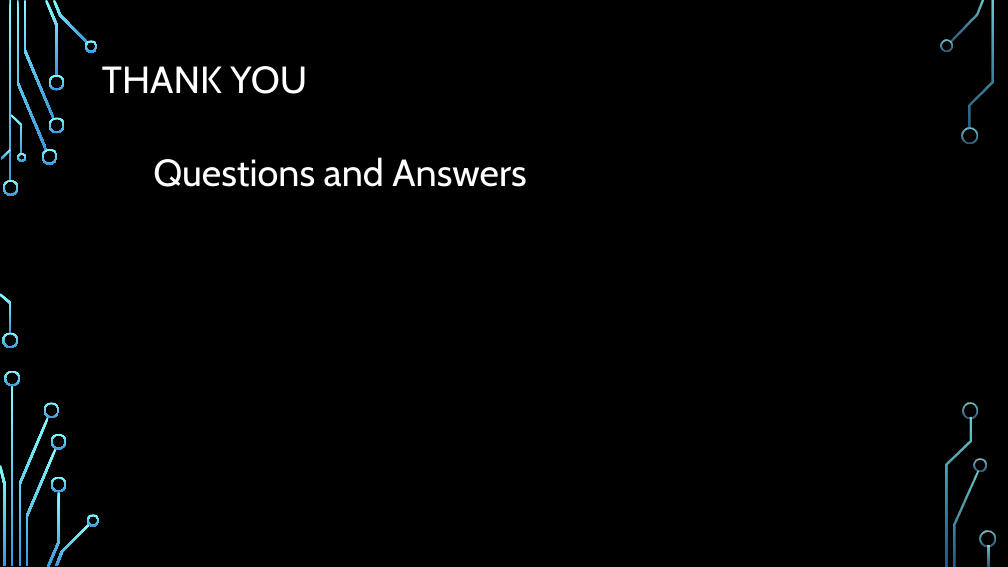
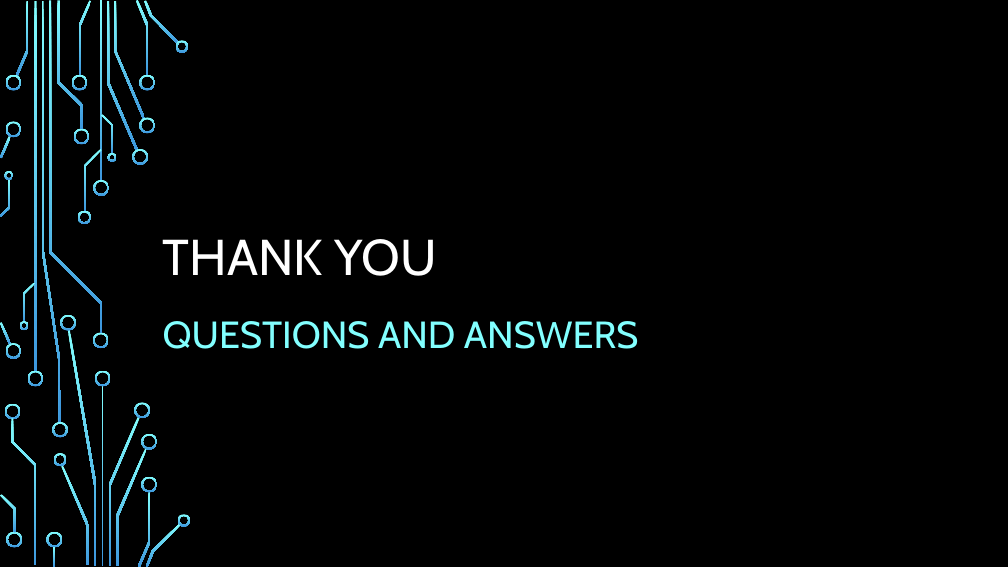
Before and after one commit to leonardo1227/CS425-SWE-Project, a slide deck: slide 14 of Aha-presentation.pptx. Drawn at 1008x567 pixels with LibreOffice and Linux fonts; fonts in the diff are those of the drawing; background and template pictures are left out. Boxes give left, top, right and bottom in pixels: in the first picture for what was removed or moved away, otherwise in the second. Text is boxed around its words. In the diff, an @@ line names an element or a change of style, - is before the commit and + after.

Commit message:
Update

```diff
--- a/Aha-presentation.pptx
+++ b/Aha-presentation.pptx
@@ freeform shape: place and size @@
-freeform shape at [45,0,58,76]
+freeform shape at [16,1,29,76]
@@ group added at [0,0,157,567]: 26 freeform shapes, 2 rectangles @@
@@ freeform shape: place and size @@
-freeform shape at [23,1,54,119]
+freeform shape at [57,1,83,129]
@@ 8 freeform shapes, 2 rectangles: place and size @@
-8 freeform shapes, 2 rectangles at [3,0,100,567]
+8 freeform shapes, 2 rectangles at [93,1,191,567]
@@ freeform shape: place and size @@
-freeform shape at [48,75,64,91]
+freeform shape at [72,75,88,91]
@@ title "THANK YOU": place and size @@
-title "THANK YOU" at [102,66,307,94]
+title "THANK YOU" at [163,239,436,276]
@@ title "THANK YOU" at [163,239,436,276]: size 36 to 48 pt; vertical alignment middle to bottom @@
@@ freeform shape: place and size @@
-freeform shape at [1,149,11,160]
+freeform shape at [0,136,11,159]
@@ freeform shape: place and size @@
-freeform shape at [42,149,57,165]
+freeform shape at [5,122,21,138]
@@ freeform shape: place and size @@
-freeform shape at [48,117,64,133]
+freeform shape at [73,129,89,144]
@@ freeform shape: place and size @@
-freeform shape at [17,153,26,162]
+freeform shape at [5,171,14,180]
@@ freeform shape: place and size @@
-freeform shape at [0,293,11,333]
+freeform shape at [23,283,36,322]
@@ subtitle at [163,321,638,349]: text changed; text colour #FFFFFF to #82FFFF @@
-Questions and Answers
+QUESTIONS AND ANSWERS
@@ freeform shape: place and size @@
-freeform shape at [2,333,18,349]
+freeform shape at [5,343,21,359]
@@ freeform shape: place and size @@
-freeform shape at [5,371,20,386]
+freeform shape at [27,371,43,386]
@@ freeform shape: place and size @@
-freeform shape at [44,402,60,418]
+freeform shape at [5,404,20,420]
@@ freeform shape: place and size @@
-freeform shape at [18,417,48,566]
+freeform shape at [11,418,36,565]
@@ freeform shape: place and size @@
-freeform shape at [51,434,67,450]
+freeform shape at [52,422,67,437]
@@ freeform shape: place and size @@
-freeform shape at [51,476,67,492]
+freeform shape at [54,453,67,466]
@@ freeform shape: place and size @@
-freeform shape at [26,448,57,566]
+freeform shape at [61,465,89,566]
@@ freeform shape: place and size @@
-freeform shape at [0,465,5,566]
+freeform shape at [0,495,16,533]
@@ group removed at [940,0,996,566]: 9 freeform shapes, 1 rectangle @@
```
Also in this commit, not shown: 2 other slides changed.
